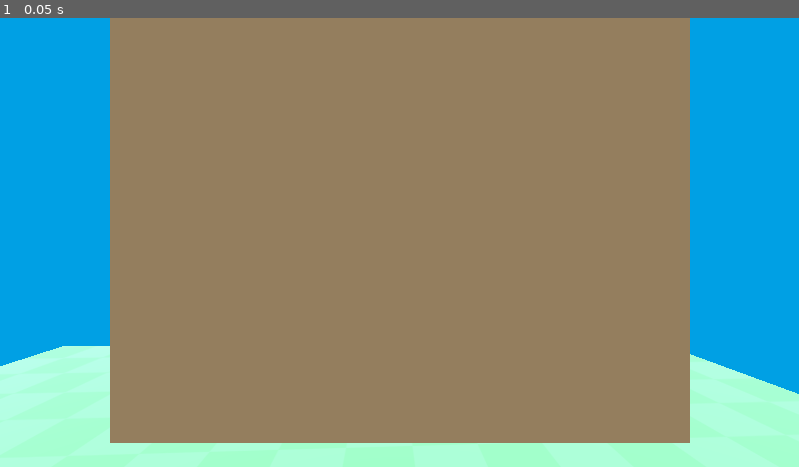
Above: before the commit, frame 1.
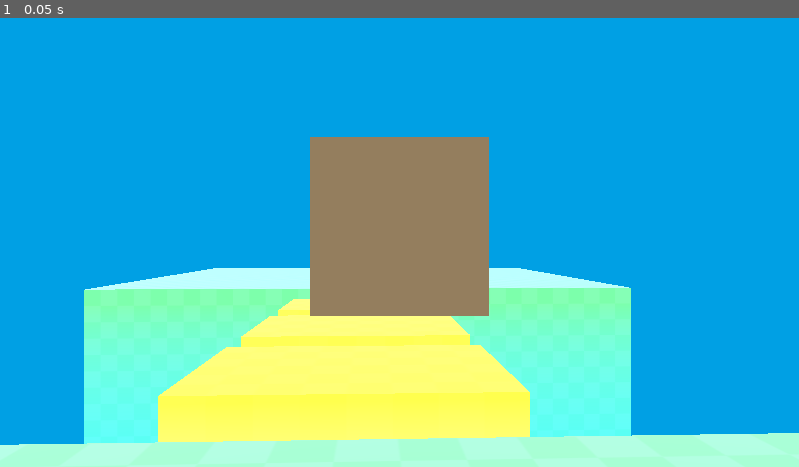
Above: after the commit, the same moment.

Repository: Ivis2225/3D-Zombie
Game: Godot game, scene res://3d-project-assets/level/temporary_level.tscn
Same seed, same stepped clock (60 frames per second), same inputs: the game is played once before the commit and once after it. The project has no main scene, so this scene is started directly.
Inputs:
- Up to frame 1 (0.05 s): no input

The runs differ from the first frame. In frame 1, 65% of the frame differs, in the area x 0-100%, y 0-96%.

Commit message:
progress on charachter body
fixed the camera issues

Diff:
--- a/3d-zombies/3d-project-assets/level/temporary_level.tscn
+++ b/3d-zombies/3d-project-assets/level/temporary_level.tscn
@@ -77,10 +77,10 @@
 material = SubResource("StandardMaterial3D_pixig")
 
 [node name="Platform7" type="CSGBox3D" parent="."]
-transform = Transform3D(1, 0, 0, 0, 1, 0, 0, 0, 1, 0, -5, 26)
+transform = Transform3D(1, 0, 0, 0, 1, 0, 0, 0, 1, -0.00793457, -4.9999995, 25.993483)
 use_collision = true
 size = Vector3(9, 11, 9)
 material = SubResource("StandardMaterial3D_7l0sc")
 
 [node name="CharacterBody3D" parent="." instance=ExtResource("2_ej3bj")]
-transform = Transform3D(0.9990066, 0, -0.044560947, 0, 1, 0, 0.044560947, 0, 0.9990066, 0.2952252, 1.496497, 26.381342)
+transform = Transform3D(0.9990066, 0, -0.044560947, 0, 1, 0, 0.044560947, 0, 0.9990066, 0.29925793, 1.4964932, 26.133448)
--- a/3d-zombies/3d-project-assets/player/player.tscn
+++ b/3d-zombies/3d-project-assets/player/player.tscn
@@ -17,8 +17,8 @@
 shape = SubResource("CapsuleShape3D_5vdb1")
 
 [node name="Camera3D" type="Camera3D" parent="."]
-transform = Transform3D(1, 0, 0, 0, 1, 0, 0, 0, 1, 1.3457611e-06, 0.54661, -0.019277364)
-fov = 71.42308
+transform = Transform3D(1, 0, 0, 0, 1, 0, 0, 0, 1, -2.2239517e-05, 0.63801503, 0.31856725)
+fov = 41.255295
 
 [node name="MeshInstance3D" type="MeshInstance3D" parent="."]
 transform = Transform3D(1, 0, 0, 0, 1, 0, 0, 0, 1, 0.0002573924, 0.0020213127, -0.0049276175)
@@ -26,5 +26,5 @@
 skeleton = NodePath("../CollisionShape3D")
 
 [node name="MeshInstance3D2" type="MeshInstance3D" parent="."]
-transform = Transform3D(1, 0, 0, 0, 1, 0, 0, 0, 1, 4.0009152e-05, 0.56205773, -0.5730892)
+transform = Transform3D(1, 0, 0, 0, 1, 0, 0, 0, 1, 3.5929494e-05, 0.6467159, -0.5146502)
 mesh = SubResource("BoxMesh_5vdb1")
